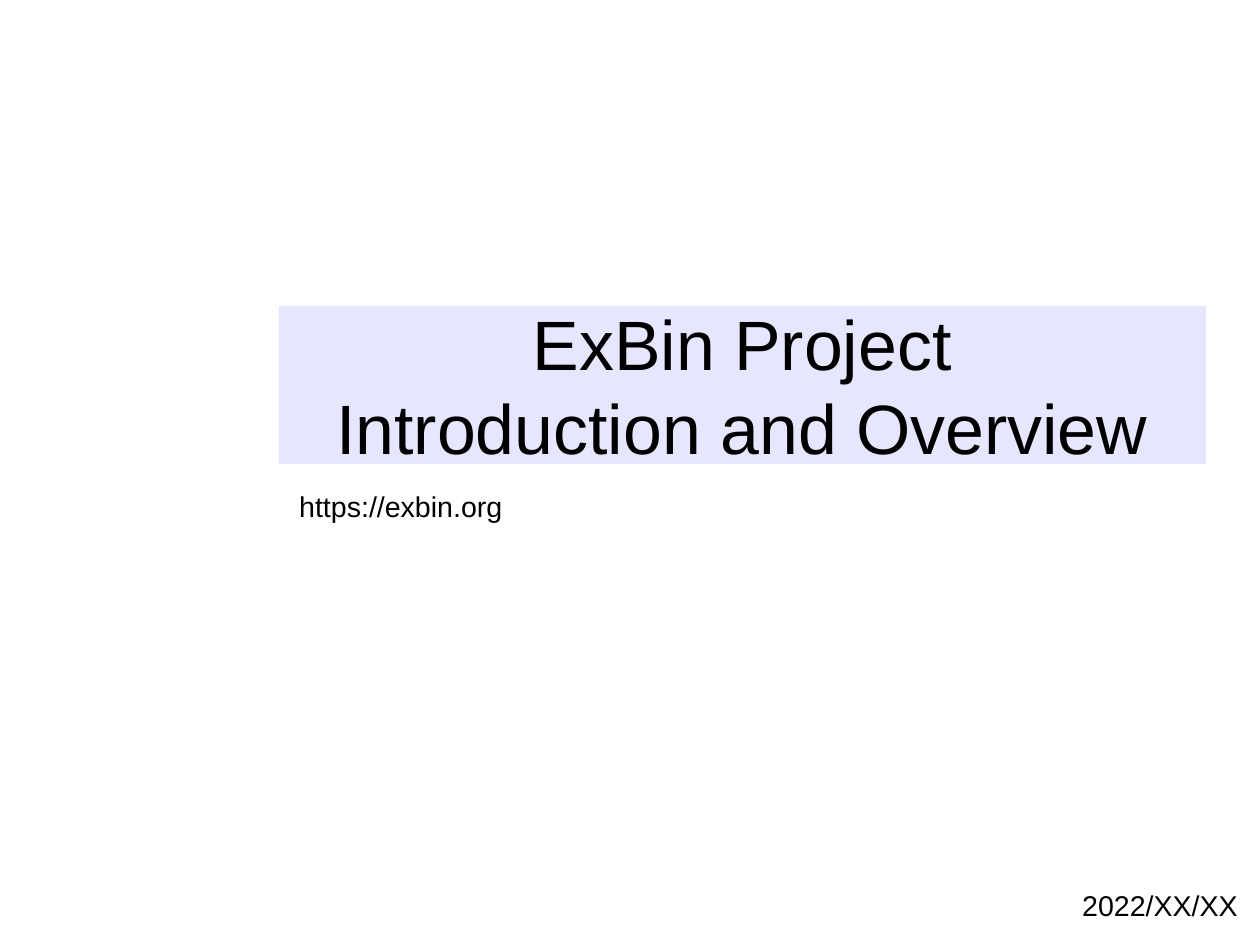
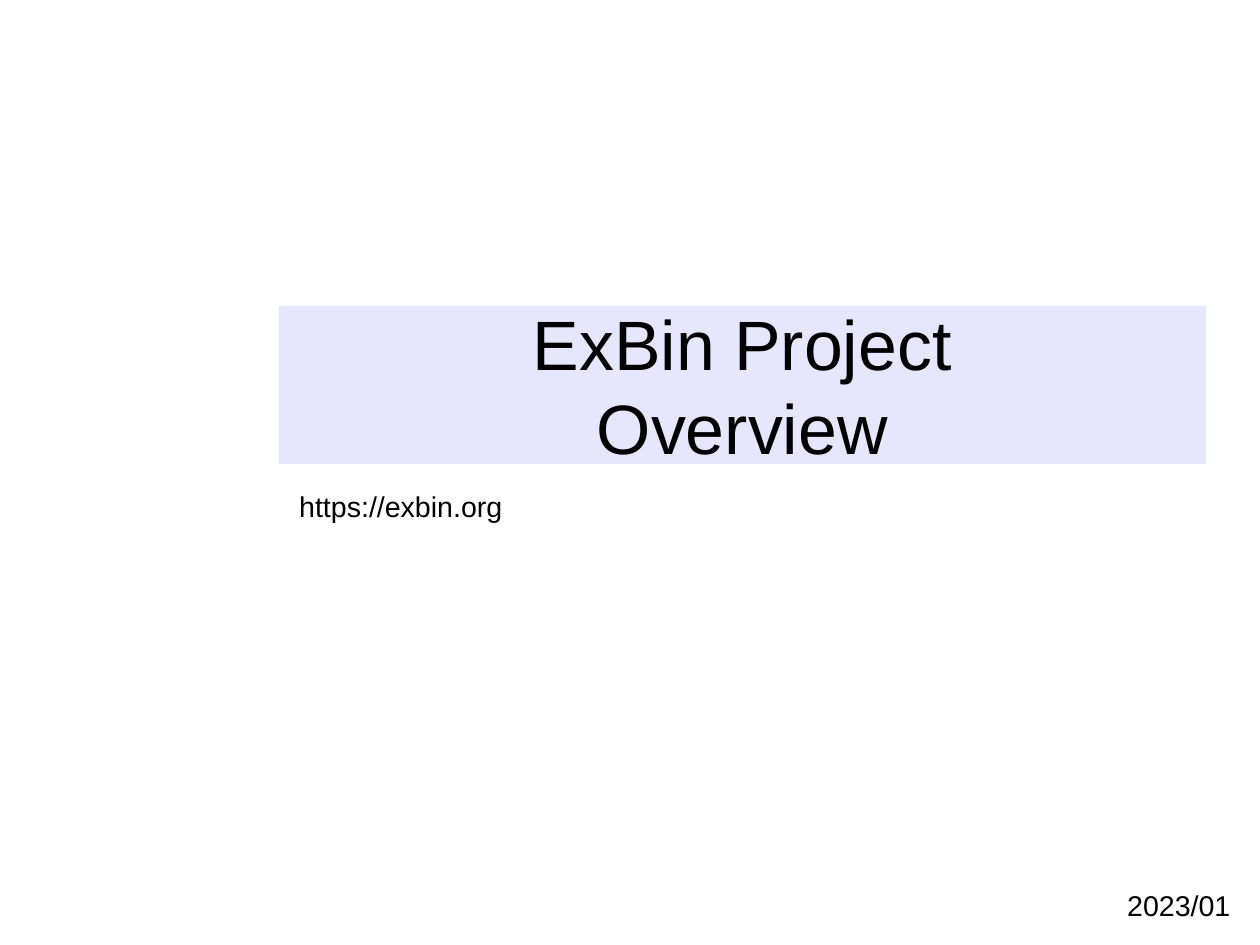
Before and after one commit to exbin/exbin-doc, a slide deck: slide 2 of presentation/exbin-overview.odp. Drawn at 1260x945 pixels with LibreOffice and Linux fonts; fonts in the diff are those of the drawing; background and template pictures are left out. Boxes give left, top, right and bottom in pixels: in the first picture for what was removed or moved away, otherwise in the second. Text is boxed around its words. In the diff, an @@ line names an element or a change of style, - is before the commit and + after.

Commit message:
Overview presentation - 1

```diff
--- a/presentation/exbin-overview.odp
+++ b/presentation/exbin-overview.odp
@@ title at (533,319,951,455): text changed @@
-ExBin Project
-Introduction and Overview
+ExBin Project
+Overview
@@ text at (1127,895,1230,917): text changed @@
-2022/XX/XX
+2023/01
```
Also in this commit, not shown: 4 other slides changed, 8 slides added, 1 slide removed, 2 other files.
